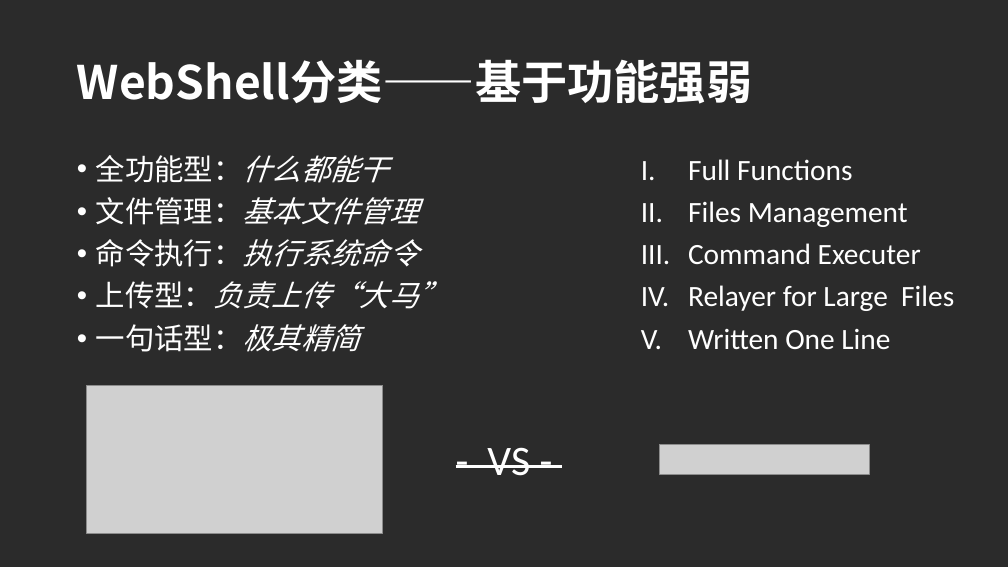
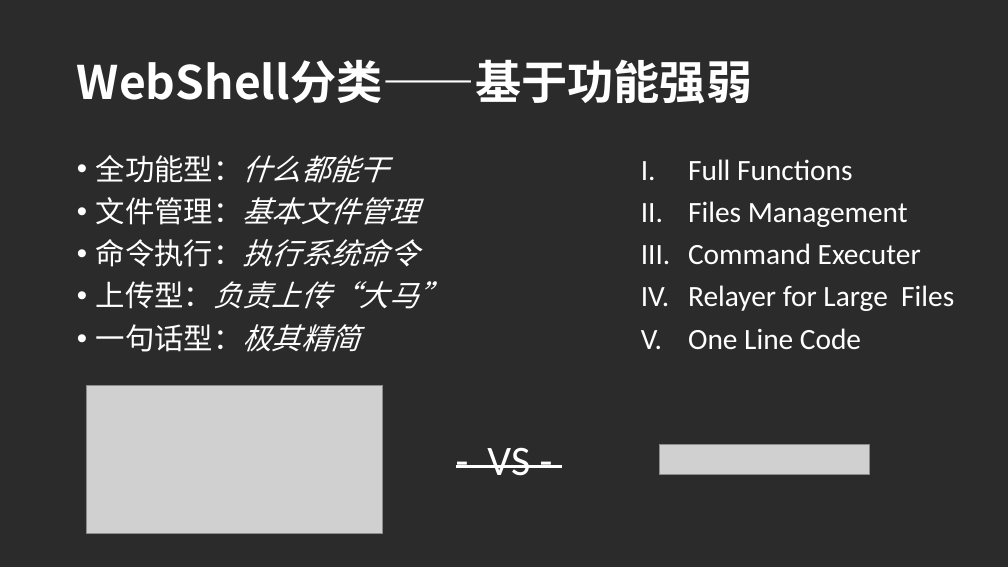
Before and after one commit to shanghailug/monthly_meetup, a slide deck: slide 6 of 2016/Feb/WebShell-by-FuKui.pptx. Drawn at 1008x567 pixels with LibreOffice and Linux fonts; fonts in the diff are those of the drawing; grey boxes stand for pictures; background and template pictures are left out; a plain dark background stands for a picture behind light text. Boxes give left, top, right and bottom in pixels: in the first picture for what was removed or moved away, otherwise in the second. Text is boxed around its words. In the diff, an @@ line names an element or a change of style, - is before the commit and + after.

```diff
--- a/2016/Feb/WebShell-by-FuKui.pptx
+++ b/2016/Feb/WebShell-by-FuKui.pptx
@@ text at bbox=[688, 328, 861, 349]: text changed @@
-V. Written One Line
+V. One Line Code
```
Also in this commit, not shown: 1 other slide changed.
